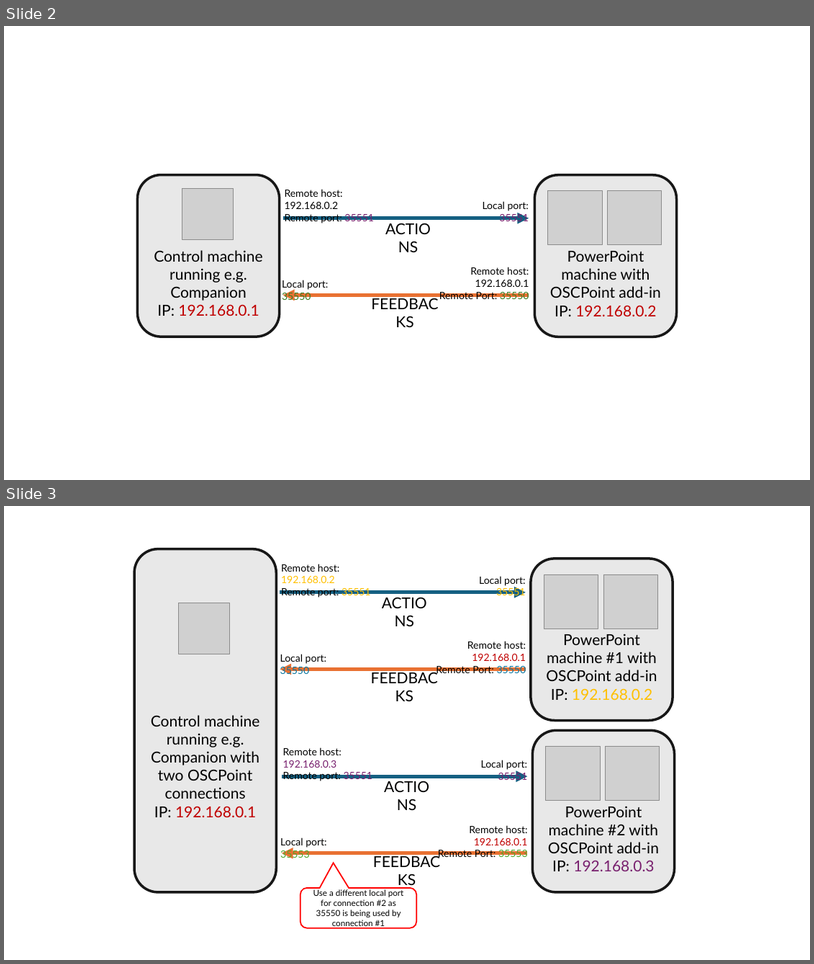
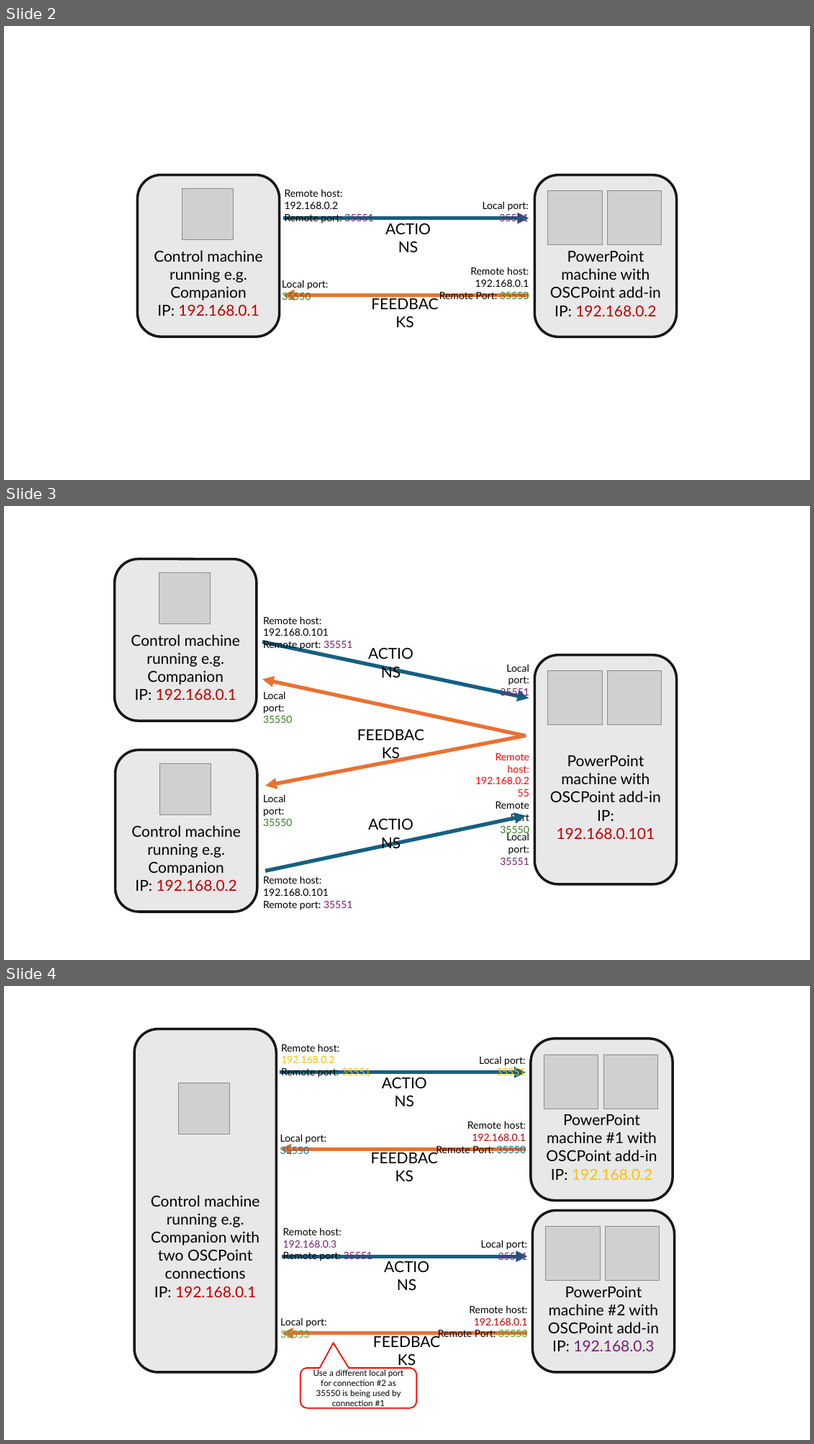
Before and after one commit to phuvf/oscpoint, a slide deck: assets/connection_examples/connnection_examples.pptx. Shown one above the other, each under a label of ours: slides 2 and 3 before the commit, slides 2, 3 and 4 after it. The pictures are 814x964 and 814x1444 pixels, drawn with LibreOffice and Linux fonts; fonts in the diff are those of the drawing; grey boxes stand for pictures. Boxes give left, top, right and bottom in pixels: in the first picture for what was removed or moved away, otherwise in the second. Text is boxed around its words. In the diff, an @@ line names an element or a change of style, - is before the commit and + after.

```diff
--- a/assets/connection_examples/connnection_examples.pptx
+++ b/assets/connection_examples/connnection_examples.pptx
@@ slide 3 added at (4, 506, 810, 960), background #FFFFFF @@
@@ rounded rectangle added at (115, 559, 257, 721), fill #E8E8E8, outline #171717 3 pt, 18 pt, text #000000 @@
+Control machine running e.g. Companion
+IP: 192.168.0.1
@@ picture added at (159, 573, 210, 624) @@
@@ text added at (263, 616, 353, 651), 12 pt, text #000000 @@
+Remote host: 192.168.0.101
+Remote port: 35551
@@ arrow added from (262, 641) to (529, 698), #156082 4.5 pt @@
@@ text added at (357, 641, 425, 666), 18 pt, text #000000 @@
+ACTIONS
@@ rounded rectangle added at (535, 655, 677, 884), fill #E8E8E8, outline #171717 3 pt, 18 pt, text #000000 @@
+PowerPoint machine with OSCPoint add-in
+IP: 192.168.0.101
@@ text added at (500, 664, 530, 698), 12 pt, text #000000 @@
+Local port:
+35551
@@ picture added at (548, 671, 602, 724) @@
@@ picture added at (608, 671, 661, 724) @@
@@ arrow added from (526, 736) to (262, 679), #E97132 4.5 pt @@
@@ text added at (263, 691, 293, 723), 12 pt, text #000000 @@
+Local port:
+35550
@@ arrow added from (526, 735) to (265, 785), #E97132 4.5 pt @@
@@ text added at (350, 722, 433, 746), 18 pt, text #000000 @@
+FEEDBACKS
@@ rounded rectangle added at (116, 750, 257, 911), fill #E8E8E8, outline #171717 3 pt, 18 pt, text #000000 @@
+Control machine running e.g. Companion
+IP: 192.168.0.2
@@ picture added at (160, 764, 211, 815) @@
@@ text added at (476, 753, 530, 835), 12 pt, text #FF0000 @@
+Remote host:
+192.168.0.255
+Remote Port
+35550
@@ text added at (263, 794, 293, 826), 12 pt, text #000000 @@
+Local port:
+35550
@@ arrow added from (265, 871) to (526, 816), #156082 4.5 pt @@
@@ text added at (357, 812, 425, 836), 18 pt, text #000000 @@
+ACTIONS
@@ text added at (500, 831, 530, 865), 12 pt, text #000000 @@
+Local port:
+35551
@@ text added at (263, 875, 353, 910), 12 pt, text #000000 @@
+Remote host: 192.168.0.101
+Remote port: 35551
@@ what was slide 3 is now slide 4 @@
```
Also in this commit, not shown: 2 other files.
